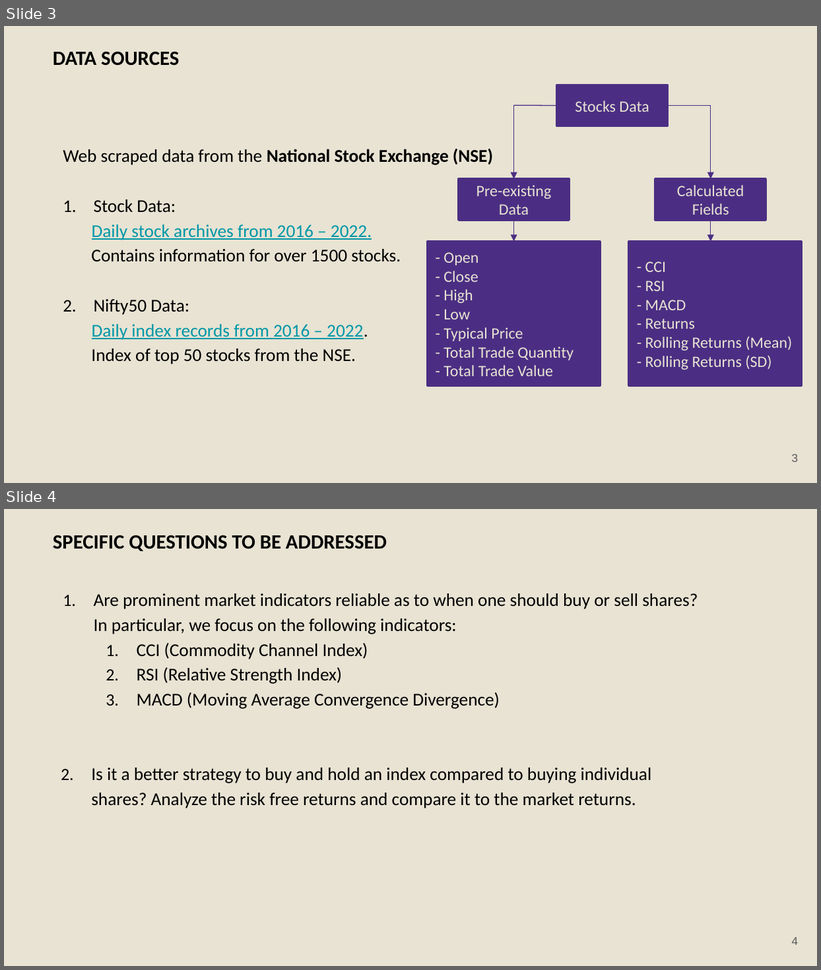
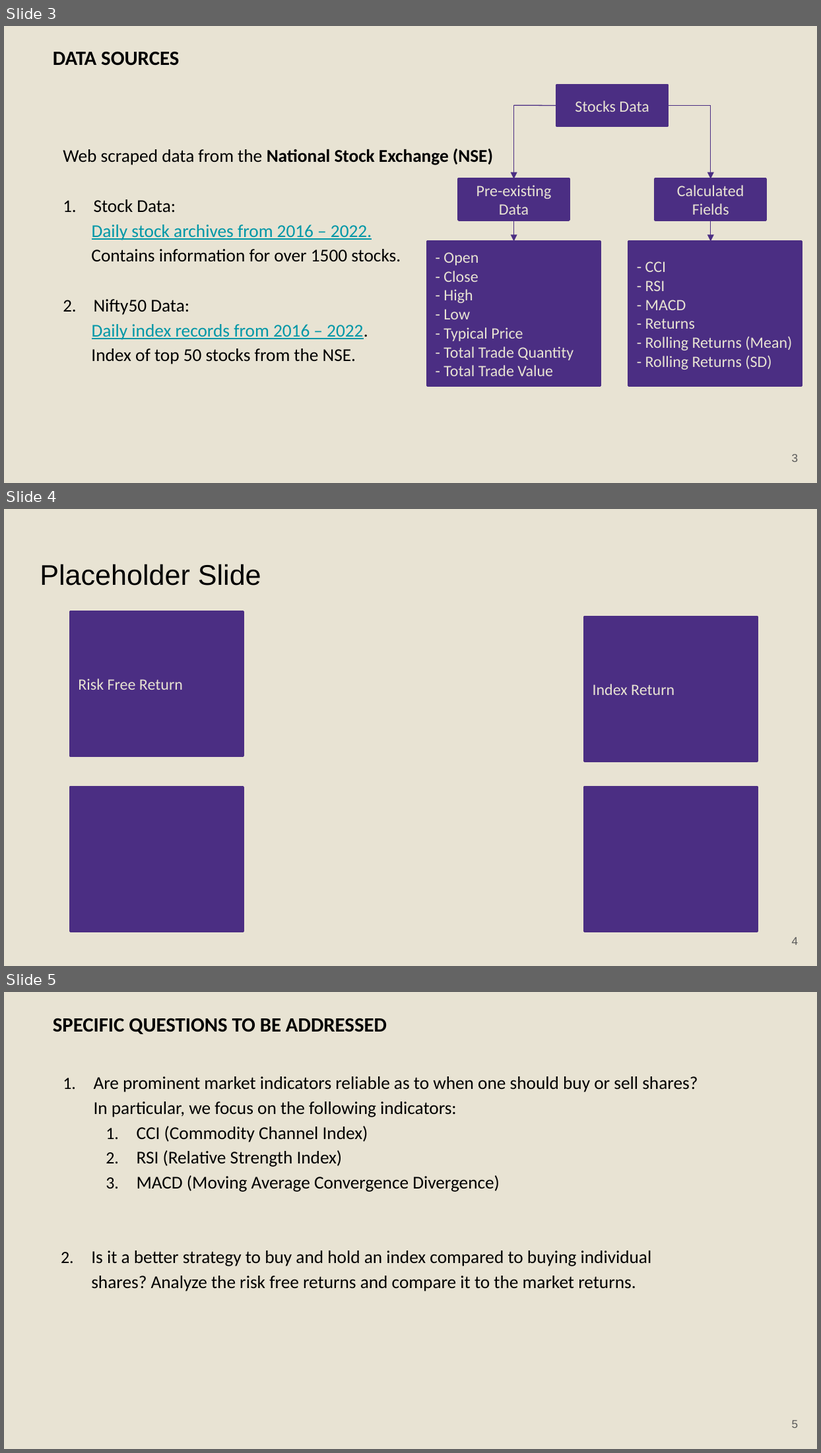
Before and after one commit to svraman1991/Data557Stonks, a slide deck: Group 44 - Data 557 - Final.pptx. Shown one above the other, each under a label of ours: slides 3 and 4 before the commit, slides 3, 4 and 5 after it. The pictures are 821x970 and 821x1453 pixels, drawn with LibreOffice and Linux fonts; fonts in the diff are those of the drawing. Boxes give left, top, right and bottom in pixels: in the first picture for what was removed or moved away, otherwise in the second. Text is boxed around its words. In the diff, an @@ line names an element or a change of style, - is before the commit and + after.

```diff
--- a/Group 44 - Data 557 - Final.pptx
+++ b/Group 44 - Data 557 - Final.pptx
@@ slide 4 added at (4,509,817,966), background #E8E3D3 @@
@@ title added at (40,564,261,586), 25.2 pt, text #000000 @@
+Placeholder Slide
@@ rectangle added at (70,611,243,757), fill #4B2E83, outline #4B2E83 2 pt, 14 pt, text #E8E3D3 @@
+Risk Free Return
@@ rectangle added at (585,617,758,762), fill #4B2E83, outline #4B2E83 2 pt, 14 pt, text #E8E3D3 @@
+Index Return
@@ rectangle added at (70,787,243,932), fill #4B2E83, outline #4B2E83 2 pt @@
@@ rectangle added at (585,787,758,932), fill #4B2E83, outline #4B2E83 2 pt @@
@@ page number added at (792,937,799,945), 10 pt, text #595959 @@
+4
@@ what was slide 4 is now slide 5 @@
@@ page number at (792,1420,799,1428): text changed @@
-4
+5
```
Also in this commit, not shown: 4 other slides added, 1 slide removed.
